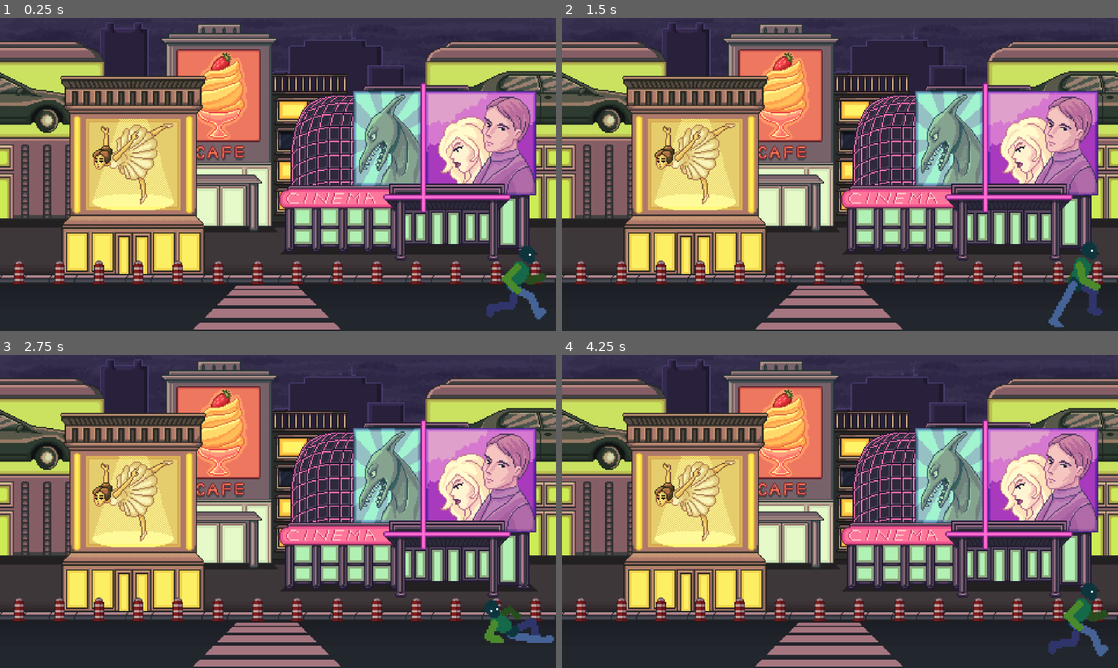
Above: before the commit, frames 1-4 (two rows, left to right).
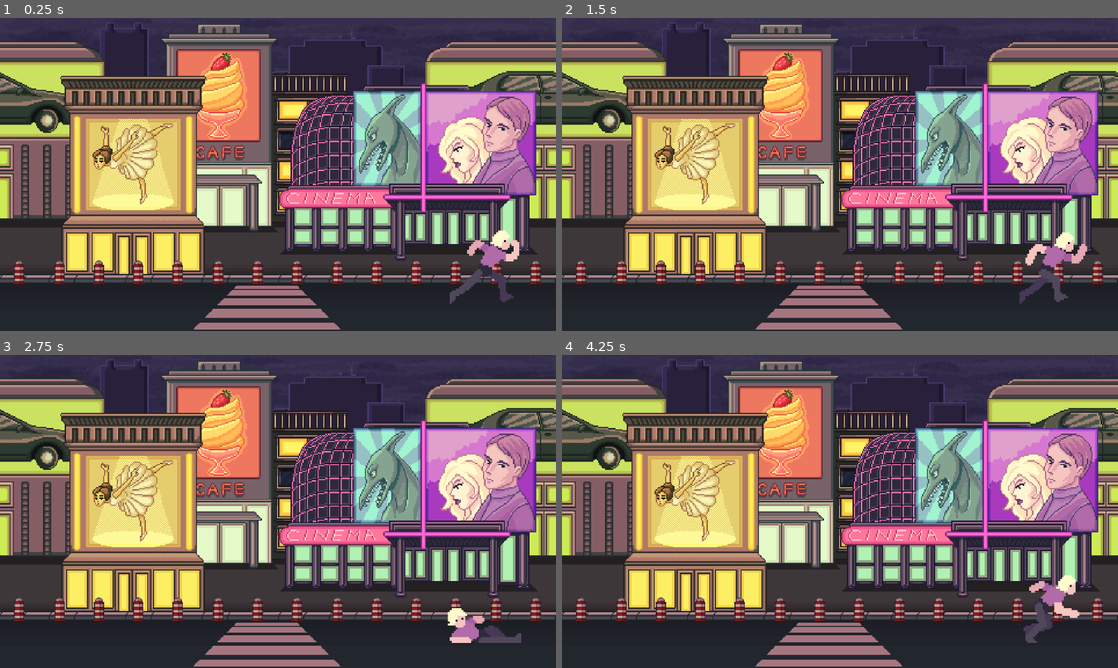
Above: after the commit, the same moments.

Repository: TLeTu/April_Fool_Game_Jam-Endless_Runner
Game: Godot game, scene res://scenes/game.tscn
Two runs of this game, one before a commit and one after it. Both use one fixed random seed, a clock stepped at 60 frames per second and the inputs below.
Inputs:
- Up to frame 1 (0.25 s): no input
- Up to frame 2 (1.5 s): tap Enter (ui_accept) at 0.5, 0.77 s
- Up to frame 3 (2.75 s): tap Enter (ui_accept) at 1.52 s; hold Down (ui_down) from 2.03 s (still down)
- Up to frame 4 (4.25 s): release Down (ui_down) at 2.78 s; tap Enter (ui_accept) at 3.02, 3.77 s

The runs differ from the first frame. In frame 1, 1.8% of the frame differs, in the area x 80-99%, y 67-97%; in frame 2, 1.7%; in frame 3, 1.4%; in frame 4, 1.7%.

Commit message:
Update player sprite

Diff:
--- a/_scripts/player.gd
+++ b/_scripts/player.gd
@@ -49,7 +49,7 @@
 		if is_ducking:
 			playerSprite.play("duck")
 		else:
-			playerSprite.play("run_slow")
+			playerSprite.play("run_fast")
 	else:
 		if velocity.y < 0:
 			playerSprite.play("jump")
--- a/scenes/game.tscn
+++ b/scenes/game.tscn
@@ -13,7 +13,7 @@
 scale = Vector2(1, 2)
 
 [node name="Player" parent="." instance=ExtResource("2_yqjtg")]
-position = Vector2(1067, 467)
+position = Vector2(999, 462)
 scale = Vector2(4, 4)
 
 [node name="Camera2D" type="Camera2D" parent="."]
--- a/scenes/game/player.tscn
+++ b/scenes/game/player.tscn
@@ -1,7 +1,8 @@
-[gd_scene load_steps=59 format=3 uid="uid://g0a7nm4odskq"]
+[gd_scene load_steps=58 format=3 uid="uid://g0a7nm4odskq"]
 
 [ext_resource type="Texture2D" uid="uid://c2wunesluflq4" path="res://assets/img/player/TheDummyAnim-SpriteSheet.png" id="1_6w7gq"]
 [ext_resource type="Script" uid="uid://cycvxt4bujv7s" path="res://_scripts/player.gd" id="1_dd427"]
+[ext_resource type="Texture2D" uid="uid://ctbh8lc06t6co" path="res://assets/img/player/endless-runner-player-sprite.png" id="3_u3rb4"]
 
 [sub_resource type="AtlasTexture" id="AtlasTexture_xfcrr"]
 atlas = ExtResource("1_6w7gq")
@@ -35,141 +36,133 @@
 atlas = ExtResource("1_6w7gq")
 region = Rect2(384, 640, 64, 64)
 
+[sub_resource type="AtlasTexture" id="AtlasTexture_8egkn"]
+atlas = ExtResource("3_u3rb4")
+region = Rect2(256, 384, 64, 64)
+
+[sub_resource type="AtlasTexture" id="AtlasTexture_sia57"]
+atlas = ExtResource("3_u3rb4")
+region = Rect2(384, 448, 64, 64)
+
+[sub_resource type="AtlasTexture" id="AtlasTexture_8q4wn"]
+atlas = ExtResource("1_6w7gq")
+region = Rect2(0, 512, 64, 64)
+
+[sub_resource type="AtlasTexture" id="AtlasTexture_i00hb"]
+atlas = ExtResource("1_6w7gq")
+region = Rect2(64, 512, 64, 64)
+
+[sub_resource type="AtlasTexture" id="AtlasTexture_q1dp1"]
+atlas = ExtResource("1_6w7gq")
+region = Rect2(128, 512, 64, 64)
+
+[sub_resource type="AtlasTexture" id="AtlasTexture_scvou"]
+atlas = ExtResource("1_6w7gq")
+region = Rect2(192, 512, 64, 64)
+
+[sub_resource type="AtlasTexture" id="AtlasTexture_5vue8"]
+atlas = ExtResource("1_6w7gq")
+region = Rect2(256, 512, 64, 64)
+
+[sub_resource type="AtlasTexture" id="AtlasTexture_j148u"]
+atlas = ExtResource("1_6w7gq")
+region = Rect2(320, 512, 64, 64)
+
+[sub_resource type="AtlasTexture" id="AtlasTexture_rxoh6"]
+atlas = ExtResource("1_6w7gq")
+region = Rect2(384, 512, 64, 64)
+
+[sub_resource type="AtlasTexture" id="AtlasTexture_qpycm"]
+atlas = ExtResource("1_6w7gq")
+region = Rect2(448, 512, 64, 64)
+
+[sub_resource type="AtlasTexture" id="AtlasTexture_bo8sf"]
+atlas = ExtResource("1_6w7gq")
+region = Rect2(512, 512, 64, 64)
+
+[sub_resource type="AtlasTexture" id="AtlasTexture_mr2x2"]
+atlas = ExtResource("1_6w7gq")
+region = Rect2(0, 576, 64, 64)
+
+[sub_resource type="AtlasTexture" id="AtlasTexture_yful8"]
+atlas = ExtResource("1_6w7gq")
+region = Rect2(64, 576, 64, 64)
+
+[sub_resource type="AtlasTexture" id="AtlasTexture_6ycxi"]
+atlas = ExtResource("1_6w7gq")
+region = Rect2(128, 576, 64, 64)
+
+[sub_resource type="AtlasTexture" id="AtlasTexture_rrwdd"]
+atlas = ExtResource("1_6w7gq")
+region = Rect2(192, 576, 64, 64)
+
+[sub_resource type="AtlasTexture" id="AtlasTexture_1rckg"]
+atlas = ExtResource("1_6w7gq")
+region = Rect2(256, 576, 64, 64)
+
+[sub_resource type="AtlasTexture" id="AtlasTexture_vrrwq"]
+atlas = ExtResource("1_6w7gq")
+region = Rect2(320, 576, 64, 64)
+
+[sub_resource type="AtlasTexture" id="AtlasTexture_shvm5"]
+atlas = ExtResource("1_6w7gq")
+region = Rect2(384, 576, 64, 64)
+
+[sub_resource type="AtlasTexture" id="AtlasTexture_fmmik"]
+atlas = ExtResource("1_6w7gq")
+region = Rect2(448, 576, 64, 64)
+
+[sub_resource type="AtlasTexture" id="AtlasTexture_pft2h"]
+atlas = ExtResource("1_6w7gq")
+region = Rect2(0, 0, 64, 64)
+
+[sub_resource type="AtlasTexture" id="AtlasTexture_rpvn3"]
+atlas = ExtResource("1_6w7gq")
+region = Rect2(64, 0, 64, 64)
+
+[sub_resource type="AtlasTexture" id="AtlasTexture_v7uls"]
+atlas = ExtResource("1_6w7gq")
+region = Rect2(128, 0, 64, 64)
+
+[sub_resource type="AtlasTexture" id="AtlasTexture_ynh2p"]
+atlas = ExtResource("1_6w7gq")
+region = Rect2(192, 0, 64, 64)
+
+[sub_resource type="AtlasTexture" id="AtlasTexture_e605p"]
+atlas = ExtResource("3_u3rb4")
+region = Rect2(192, 448, 64, 64)
+
+[sub_resource type="AtlasTexture" id="AtlasTexture_cyajl"]
+atlas = ExtResource("3_u3rb4")
+region = Rect2(0, 320, 64, 64)
+
+[sub_resource type="AtlasTexture" id="AtlasTexture_fh65b"]
+atlas = ExtResource("3_u3rb4")
+region = Rect2(64, 320, 64, 64)
+
+[sub_resource type="AtlasTexture" id="AtlasTexture_ey0fj"]
+atlas = ExtResource("3_u3rb4")
+region = Rect2(128, 320, 64, 64)
+
+[sub_resource type="AtlasTexture" id="AtlasTexture_knjtp"]
+atlas = ExtResource("3_u3rb4")
+region = Rect2(192, 320, 64, 64)
+
+[sub_resource type="AtlasTexture" id="AtlasTexture_vbjuv"]
+atlas = ExtResource("3_u3rb4")
+region = Rect2(256, 320, 64, 64)
+
+[sub_resource type="AtlasTexture" id="AtlasTexture_wx2rq"]
+atlas = ExtResource("3_u3rb4")
+region = Rect2(320, 320, 64, 64)
+
+[sub_resource type="AtlasTexture" id="AtlasTexture_7yuli"]
+atlas = ExtResource("3_u3rb4")
+region = Rect2(384, 320, 64, 64)
+
 [sub_resource type="AtlasTexture" id="AtlasTexture_74cnq"]
-atlas = ExtResource("1_6w7gq")
-region = Rect2(192, 384, 64, 64)
-
-[sub_resource type="AtlasTexture" id="AtlasTexture_3vrwl"]
-atlas = ExtResource("1_6w7gq")
-region = Rect2(256, 384, 64, 64)
-
-[sub_resource type="AtlasTexture" id="AtlasTexture_wgy36"]
-atlas = ExtResource("1_6w7gq")
-region = Rect2(320, 384, 64, 64)
-
-[sub_resource type="AtlasTexture" id="AtlasTexture_vbjuv"]
-atlas = ExtResource("1_6w7gq")
-region = Rect2(320, 448, 64, 64)
-
-[sub_resource type="AtlasTexture" id="AtlasTexture_8q4wn"]
-atlas = ExtResource("1_6w7gq")
-region = Rect2(0, 512, 64, 64)
-
-[sub_resource type="AtlasTexture" id="AtlasTexture_i00hb"]
-atlas = ExtResource("1_6w7gq")
-region = Rect2(64, 512, 64, 64)
-
-[sub_resource type="AtlasTexture" id="AtlasTexture_q1dp1"]
-atlas = ExtResource("1_6w7gq")
-region = Rect2(128, 512, 64, 64)
-
-[sub_resource type="AtlasTexture" id="AtlasTexture_scvou"]
-atlas = ExtResource("1_6w7gq")
-region = Rect2(192, 512, 64, 64)
-
-[sub_resource type="AtlasTexture" id="AtlasTexture_5vue8"]
-atlas = ExtResource("1_6w7gq")
-region = Rect2(256, 512, 64, 64)
-
-[sub_resource type="AtlasTexture" id="AtlasTexture_j148u"]
-atlas = ExtResource("1_6w7gq")
-region = Rect2(320, 512, 64, 64)
-
-[sub_resource type="AtlasTexture" id="AtlasTexture_rxoh6"]
-atlas = ExtResource("1_6w7gq")
-region = Rect2(384, 512, 64, 64)
-
-[sub_resource type="AtlasTexture" id="AtlasTexture_qpycm"]
-atlas = ExtResource("1_6w7gq")
-region = Rect2(448, 512, 64, 64)
-
-[sub_resource type="AtlasTexture" id="AtlasTexture_bo8sf"]
-atlas = ExtResource("1_6w7gq")
-region = Rect2(512, 512, 64, 64)
-
-[sub_resource type="AtlasTexture" id="AtlasTexture_mr2x2"]
-atlas = ExtResource("1_6w7gq")
-region = Rect2(0, 576, 64, 64)
-
-[sub_resource type="AtlasTexture" id="AtlasTexture_yful8"]
-atlas = ExtResource("1_6w7gq")
-region = Rect2(64, 576, 64, 64)
-
-[sub_resource type="AtlasTexture" id="AtlasTexture_6ycxi"]
-atlas = ExtResource("1_6w7gq")
-region = Rect2(128, 576, 64, 64)
-
-[sub_resource type="AtlasTexture" id="AtlasTexture_rrwdd"]
-atlas = ExtResource("1_6w7gq")
-region = Rect2(192, 576, 64, 64)
-
-[sub_resource type="AtlasTexture" id="AtlasTexture_1rckg"]
-atlas = ExtResource("1_6w7gq")
-region = Rect2(256, 576, 64, 64)
-
-[sub_resource type="AtlasTexture" id="AtlasTexture_vrrwq"]
-atlas = ExtResource("1_6w7gq")
-region = Rect2(320, 576, 64, 64)
-
-[sub_resource type="AtlasTexture" id="AtlasTexture_shvm5"]
-atlas = ExtResource("1_6w7gq")
-region = Rect2(384, 576, 64, 64)
-
-[sub_resource type="AtlasTexture" id="AtlasTexture_fmmik"]
-atlas = ExtResource("1_6w7gq")
-region = Rect2(448, 576, 64, 64)
-
-[sub_resource type="AtlasTexture" id="AtlasTexture_pft2h"]
-atlas = ExtResource("1_6w7gq")
-region = Rect2(0, 0, 64, 64)
-
-[sub_resource type="AtlasTexture" id="AtlasTexture_rpvn3"]
-atlas = ExtResource("1_6w7gq")
-region = Rect2(64, 0, 64, 64)
-
-[sub_resource type="AtlasTexture" id="AtlasTexture_v7uls"]
-atlas = ExtResource("1_6w7gq")
-region = Rect2(128, 0, 64, 64)
-
-[sub_resource type="AtlasTexture" id="AtlasTexture_ynh2p"]
-atlas = ExtResource("1_6w7gq")
-region = Rect2(192, 0, 64, 64)
-
-[sub_resource type="AtlasTexture" id="AtlasTexture_wx2rq"]
-atlas = ExtResource("1_6w7gq")
-region = Rect2(256, 448, 64, 64)
-
-[sub_resource type="AtlasTexture" id="AtlasTexture_6w7gq"]
-atlas = ExtResource("1_6w7gq")
+atlas = ExtResource("3_u3rb4")
 region = Rect2(448, 320, 64, 64)
-
-[sub_resource type="AtlasTexture" id="AtlasTexture_8egkn"]
-atlas = ExtResource("1_6w7gq")
-region = Rect2(384, 320, 64, 64)
-
-[sub_resource type="AtlasTexture" id="AtlasTexture_sia57"]
-atlas = ExtResource("1_6w7gq")
-region = Rect2(320, 320, 64, 64)
-
-[sub_resource type="AtlasTexture" id="AtlasTexture_e605p"]
-atlas = ExtResource("1_6w7gq")
-region = Rect2(256, 320, 64, 64)
-
-[sub_resource type="AtlasTexture" id="AtlasTexture_cyajl"]
-atlas = ExtResource("1_6w7gq")
-region = Rect2(192, 320, 64, 64)
-
-[sub_resource type="AtlasTexture" id="AtlasTexture_fh65b"]
-atlas = ExtResource("1_6w7gq")
-region = Rect2(128, 320, 64, 64)
-
-[sub_resource type="AtlasTexture" id="AtlasTexture_ey0fj"]
-atlas = ExtResource("1_6w7gq")
-region = Rect2(64, 320, 64, 64)
-
-[sub_resource type="AtlasTexture" id="AtlasTexture_knjtp"]
-atlas = ExtResource("1_6w7gq")
-region = Rect2(0, 320, 64, 64)
 
 [sub_resource type="AtlasTexture" id="AtlasTexture_dd427"]
 atlas = ExtResource("1_6w7gq")
@@ -248,13 +241,7 @@
 }, {
 "frames": [{
 "duration": 1.0,
-"texture": SubResource("AtlasTexture_74cnq")
-}, {
-"duration": 1.0,
-"texture": SubResource("AtlasTexture_3vrwl")
-}, {
-"duration": 1.0,
-"texture": SubResource("AtlasTexture_wgy36")
+"texture": SubResource("AtlasTexture_8egkn")
 }],
 "loop": false,
 "name": &"duck",
@@ -262,7 +249,7 @@
 }, {
 "frames": [{
 "duration": 1.0,
-"texture": SubResource("AtlasTexture_vbjuv")
+"texture": SubResource("AtlasTexture_sia57")
 }],
 "loop": false,
 "name": &"fall",
@@ -348,7 +335,7 @@
 }, {
 "frames": [{
 "duration": 1.0,
-"texture": SubResource("AtlasTexture_wx2rq")
+"texture": SubResource("AtlasTexture_e605p")
 }],
 "loop": false,
 "name": &"jump",
@@ -356,18 +343,6 @@
 }, {
 "frames": [{
 "duration": 1.0,
-"texture": SubResource("AtlasTexture_6w7gq")
-}, {
-"duration": 1.0,
-"texture": SubResource("AtlasTexture_8egkn")
-}, {
-"duration": 1.0,
-"texture": SubResource("AtlasTexture_sia57")
-}, {
-"duration": 1.0,
-"texture": SubResource("AtlasTexture_e605p")
-}, {
-"duration": 1.0,
 "texture": SubResource("AtlasTexture_cyajl")
 }, {
 "duration": 1.0,
@@ -378,10 +353,22 @@
 }, {
 "duration": 1.0,
 "texture": SubResource("AtlasTexture_knjtp")
+}, {
+"duration": 1.0,
+"texture": SubResource("AtlasTexture_vbjuv")
+}, {
+"duration": 1.0,
+"texture": SubResource("AtlasTexture_wx2rq")
+}, {
+"duration": 1.0,
+"texture": SubResource("AtlasTexture_7yuli")
+}, {
+"duration": 1.0,
+"texture": SubResource("AtlasTexture_74cnq")
 }],
 "loop": true,
 "name": &"run_fast",
-"speed": 5.0
+"speed": 12.0
 }, {
 "frames": [{
 "duration": 1.0,
@@ -423,7 +410,7 @@
 }]
 
 [sub_resource type="RectangleShape2D" id="RectangleShape2D_6w7gq"]
-size = Vector2(16, 30.5)
+size = Vector2(16, 41.75)
 
 [sub_resource type="RectangleShape2D" id="RectangleShape2D_dd427"]
 size = Vector2(35, 16)
@@ -441,7 +428,7 @@
 autoplay = "idle"
 
 [node name="RunCol" type="CollisionShape2D" parent="."]
-position = Vector2(-0.5, 5.75)
+position = Vector2(0, 11.125)
 shape = SubResource("RectangleShape2D_6w7gq")
 
 [node name="DuckCol" type="CollisionShape2D" parent="."]
Binary file added: assets/img/player/endless-runner-player-sprite.png
Not shown, added: assets/img/player/endless-runner-player-sprite.png.import
